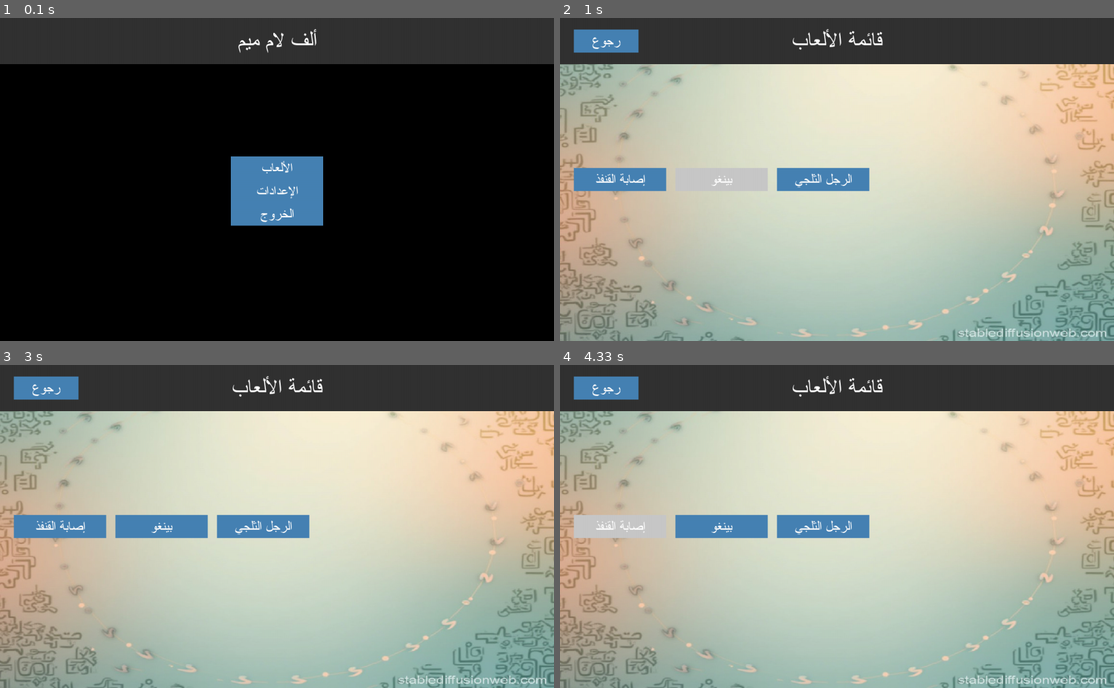
Above: before the commit, frames 1-4 (two rows, left to right).
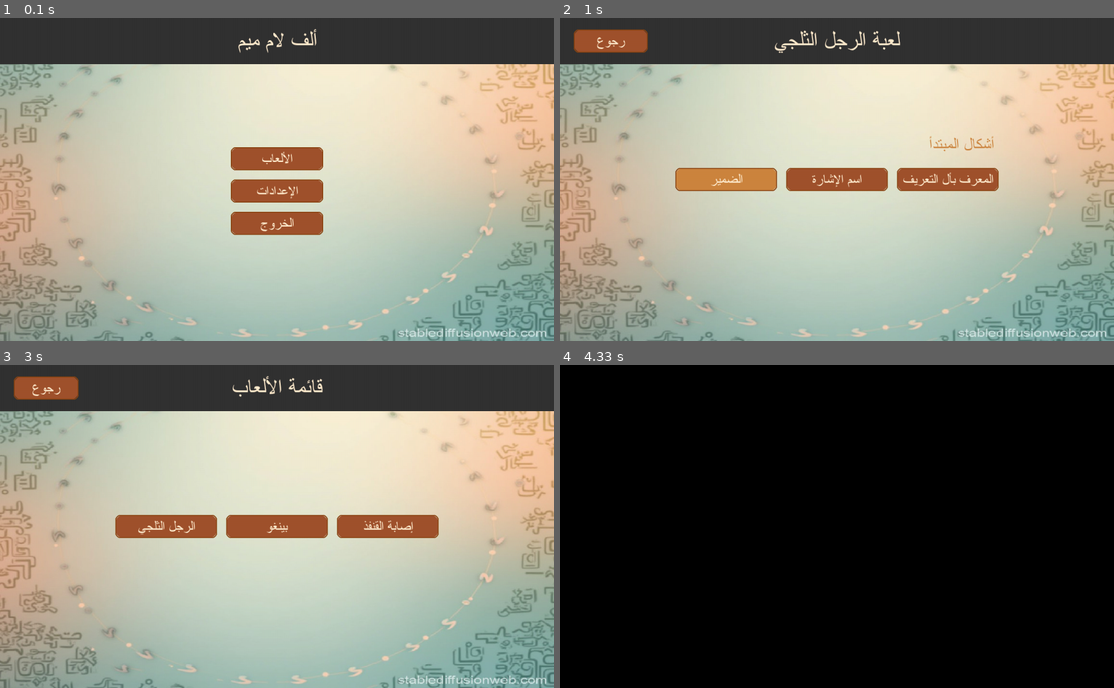
Above: after the commit, the same moments.

Repository: aliflam-meem/write-noun-sentence
Game: pygame game, started from snowman/main.py
Same seed, same stepped clock (60 frames per second), same inputs: the game is played once before the commit and once after it.
Inputs (mouse positions are in pixels of both pictures, inside the frame that each line leads up to):
- Up to frame 1 (0.1 s): no input
- Up to frame 2 (1 s): click "الألعاب" at 0.38 s; click (704, 182) at 0.72 s
- Up to frame 3 (3 s): click "رجوع" at 1.05 s; click (44, 387) at 1.38 s, where only the run after the commit has a clickable "رجوع"; click "الإعدادات" at 1.72 s; click (249, 610) at 2.05 s; click "الألعاب" at 2.88 s
- Up to frame 4 (4.33 s): click "إصابة القنفذ" at 3.22 s

The runs differ from the first frame. In frame 1, 86% of the frame differs, in the area x 0-100%, y 3-100%; in frame 2, 7.0%; in frame 3, 6.5%; in frame 4, 100%, in the area x 0-100%, y 0-100%.

Commit message:
Add games screen and snowman levels

Diff:
--- a/snowman/main.py
+++ b/snowman/main.py
@@ -10,20 +10,23 @@
 SCREEN_HEIGHT = 700
 TITLE_HEIGHT = 100
 IMAGE_WIDTH = 200
-BUTTON_WIDTH = 150
+BUTTON_WIDTH = 220
 BUTTON_HEIGHT = 50
 MENU_BUTTON_WIDTH = 200
 MENU_BUTTON_HEIGHT = 50
-PADDING = 60
+LONG_PADDING = 60
+SMALL_PADDING = 20
 
 # Colors
 WHITE = (255, 255, 255)
 BLACK = (0, 0, 0)
 DARK_GRAY = (50, 50, 50)
-LIGHT_GRAY = (200, 200, 200)
-BUTTON_COLOR = (70, 130, 180)
+brown = (205,133,63)
+saddlebrown = (139, 69, 19)
+BUTTON_FONT_COLOR = (255,235,205)
+BUTTON_COLOR = (160,82,45)
 GAME_SCREEN_BG = pygame.image.load("main_bg.jpg")
-GAME_SCREEN_BG = pygame.transform.scale(GAME_SCREEN_BG, (SCREEN_WIDTH,SCREEN_HEIGHT))
+GAME_SCREEN_BG = pygame.transform.scale(GAME_SCREEN_BG, (SCREEN_WIDTH, SCREEN_HEIGHT))
 
 # Create the Pygame screen object
 screen = pygame.display.set_mode((SCREEN_WIDTH, SCREEN_HEIGHT))
@@ -33,6 +36,9 @@
 title_font = pygame.font.Font("Arial.ttf", 48)
 title_font.set_script("Arab")
 title_font.set_direction(pygame.DIRECTION_RTL)
+subtitle_font = pygame.font.Font("Arial.ttf", 35)
+subtitle_font.set_script("Arab")
+subtitle_font.set_direction(pygame.DIRECTION_RTL)
 body_font = pygame.font.Font("Arial.ttf", 30)
 body_font.set_script("Arab")
 body_font.set_direction(pygame.DIRECTION_RTL)
@@ -41,39 +47,72 @@
 # For demonstration purposes, let's assume we have 5 images loaded
 # Replace the "image_path" with actual image paths
 images = [
-    pygame.Surface((IMAGE_WIDTH, SCREEN_HEIGHT/2)),  # Placeholder surface as an image
-    pygame.Surface((IMAGE_WIDTH, SCREEN_HEIGHT/2)),  # Placeholder surface as an image
-    pygame.Surface((IMAGE_WIDTH, SCREEN_HEIGHT/2)),  # Placeholder surface as an image
-    pygame.Surface((IMAGE_WIDTH, SCREEN_HEIGHT/2)),  # Placeholder surface as an image
-    pygame.Surface((IMAGE_WIDTH, SCREEN_HEIGHT/2))  # Placeholder surface as an image
+    pygame.Surface((IMAGE_WIDTH, SCREEN_HEIGHT / 2)),  # Placeholder surface as an image
+    pygame.Surface((IMAGE_WIDTH, SCREEN_HEIGHT / 2)),  # Placeholder surface as an image
+    pygame.Surface((IMAGE_WIDTH, SCREEN_HEIGHT / 2)),  # Placeholder surface as an image
+    pygame.Surface((IMAGE_WIDTH, SCREEN_HEIGHT / 2)),  # Placeholder surface as an image
+    pygame.Surface((IMAGE_WIDTH, SCREEN_HEIGHT / 2))  # Placeholder surface as an image
 ]
 
 # Game states
-MENU = "menu"
-GAME_SCREEN = "games_board_screen"
+MAIN_MENU = "menu"
+GAMES_BOARD_SCREEN = "games_board_screen"
+SNOWMAN_GAME = "snowman_game"
+PREPOSITION_GAME = "preposition_game"
+VOCABULARY_GAME = "vocabulary_game"
 
 
 # Function to draw the title with background
-def draw_title(title):
+def draw_title(title, color= BUTTON_FONT_COLOR):
     title_background_rect = pygame.Rect(0, 0, SCREEN_WIDTH, TITLE_HEIGHT)
     pygame.draw.rect(screen, DARK_GRAY, title_background_rect)
 
-    title_text = title_font.render(title, True, WHITE)
+    title_text = title_font.render(title, True, color)
     title_rect = title_text.get_rect(center=(SCREEN_WIDTH // 2, TITLE_HEIGHT // 2))
     screen.blit(title_text, title_rect)
 
 
-# Function to create buttons
-def draw_button(text, x, y, width, height):
+def draw_subtitle(subtitle, x, y, color="white"):
+    title_text = subtitle_font.render(subtitle, True, color)
+    title_rect = title_text.get_rect()
+    title_rect.topright = (x,y)
+    screen.blit(title_text, title_rect)
+
+
+def draw_button(text, x, y, width, height, border_width=2, border_color=saddlebrown, text_color = BUTTON_FONT_COLOR, highlight_color=brown, radius=10):
+    """
+    Draws a button with rounded corners.
+
+    Args:
+        text (str): The text to display on the button.
+        x (int): The x-coordinate of the button's top-left corner.
+        y (int): The y-coordinate of the button's top-left corner.
+        width (int): The width of the button.
+        height (int): The height of the button.
+        border_width (int, optional): The width of the button's border. Defaults to 2.
+        border_color (tuple, optional): The color of the button's border. Defaults to GRAY.
+        highlight_color (tuple, optional): The color to use when the button is hovered over. Defaults to saddlebrown.
+        radius (int, optional): The radius of the rounded corners. Defaults to 10.
+    """
+
     mouse_pos = pygame.mouse.get_pos()
     button_rect = pygame.Rect(x, y, width, height)
 
+    # Draw border
+    pygame.draw.rect(screen, border_color, button_rect, border_width, border_radius=radius)
+
+    # Change button color based on hover
     if button_rect.collidepoint(mouse_pos):
-        pygame.draw.rect(screen, LIGHT_GRAY, button_rect)
+        pygame.draw.rect(screen, highlight_color,
+                         (x + border_width, y + border_width, width - 2 * border_width, height - 2 * border_width), 0,
+                         border_radius=radius)
     else:
-        pygame.draw.rect(screen, BUTTON_COLOR, button_rect)
-
-    button_text = body_font.render(text, True, WHITE)
+        pygame.draw.rect(screen, BUTTON_COLOR,
+                         (x + border_width, y + border_width, width - 2 * border_width, height - 2 * border_width), 0,
+                         border_radius=radius)
+
+    # Draw button text
+    button_text = body_font.render(text, True, text_color)
     text_rect = button_text.get_rect(center=button_rect.center)
     screen.blit(button_text, text_rect)
 
@@ -83,55 +122,97 @@
 # Dummy action to switch to a new screen (the game screen)
 def start_game():
     global game_state
-    print("Switching to the game screen...")
-    game_state = GAME_SCREEN
+    game_state = GAMES_BOARD_SCREEN
 
 
 # Action to quit the game
 def quit_game():
-    print("Quitting the game...")
     pygame.quit()
     sys.exit()
 
 
 # Function to handle the game screen
 def games_board_screen():
-    # Fill the screen with a different background
-    # screen.fill(GAME_SCREEN_BG)
-    # img_surface.blit(image, (0, 0))
-    # window.blit(img_surface, (0, 0))
     screen.blit(GAME_SCREEN_BG, (0, 0))
     draw_title("قائمة الألعاب")
 
     # Draw a "Back to Menu" button
-    button_back = draw_button("رجوع", 30,(TITLE_HEIGHT-MENU_BUTTON_HEIGHT)/2, MENU_BUTTON_WIDTH - PADDING, MENU_BUTTON_HEIGHT)
+    back_button = draw_button("رجوع", 30, (TITLE_HEIGHT - MENU_BUTTON_HEIGHT) / 2, MENU_BUTTON_WIDTH - LONG_PADDING,
+                              MENU_BUTTON_HEIGHT)
 
     # List the games buttons
     space_between_buttons = 20  # space between buttons
-    edge_space = 30  # space between screen edges and buttons
+    edge_space = (SCREEN_WIDTH - (
+        BUTTON_WIDTH * 3 + space_between_buttons * 2)) / 2  # space between screen edges and buttons
 
     # y-coordinate is the same for all buttons, vertically centered
     y_coordinate = SCREEN_HEIGHT // 2 - MENU_BUTTON_HEIGHT // 2
 
     # x-coordinates based on edge_space and space_between_buttons
-    vocabulary_button_x = edge_space
-    prepositions_button_x = vocabulary_button_x + MENU_BUTTON_WIDTH + space_between_buttons
-    snowman_button_x = prepositions_button_x + MENU_BUTTON_WIDTH + space_between_buttons
+    vocabulary_button_x = SCREEN_WIDTH - edge_space - BUTTON_WIDTH
+    prepositions_button_x = vocabulary_button_x - BUTTON_WIDTH - space_between_buttons
+    snowman_button_x = prepositions_button_x - BUTTON_WIDTH - space_between_buttons
 
     # Draw buttons
-    vocabulary_button = draw_button("إصابة القنفذ", vocabulary_button_x, y_coordinate, MENU_BUTTON_WIDTH,
+    vocabulary_button = draw_button("إصابة القنفذ", vocabulary_button_x, y_coordinate, BUTTON_WIDTH,
                                     MENU_BUTTON_HEIGHT)
-    prepositions_button = draw_button("بينغو", prepositions_button_x, y_coordinate, MENU_BUTTON_WIDTH,
-                                      MENU_BUTTON_HEIGHT)
-    snowman_button = draw_button("الرجل الثلجي", snowman_button_x, y_coordinate, MENU_BUTTON_WIDTH, MENU_BUTTON_HEIGHT)
-
-    return button_back, vocabulary_button, prepositions_button, snowman_button
+    prepositions_button = draw_button("بينغو", prepositions_button_x, y_coordinate, BUTTON_WIDTH, MENU_BUTTON_HEIGHT)
+    snowman_button = draw_button("الرجل الثلجي", snowman_button_x, y_coordinate, BUTTON_WIDTH, MENU_BUTTON_HEIGHT)
+
+    return back_button, vocabulary_button, prepositions_button, snowman_button
+
+
+def snowman_levels_screen():
+    screen.blit(GAME_SCREEN_BG, (0, 0))
+    draw_title("لعبة الرجل الثلجي")
+
+    # List the games buttons
+    space_between_buttons = 20  # space between buttons
+    edge_space = (SCREEN_WIDTH - (
+        BUTTON_WIDTH * 3 + space_between_buttons * 2)) / 2  # space between screen edges and buttons
+
+    # y-coordinate is the same for all buttons, vertically centered
+    y_coordinate = SCREEN_HEIGHT // 2 - MENU_BUTTON_HEIGHT // 2
+
+    # x-coordinates based on edge_space and space_between_buttons
+    al_atareef_button_x = SCREEN_WIDTH - edge_space - BUTTON_WIDTH
+    demonstratives_button_x = al_atareef_button_x - BUTTON_WIDTH - space_between_buttons
+    pronouns_button_x = demonstratives_button_x - BUTTON_WIDTH - space_between_buttons
+
+    back_button = draw_button("رجوع", 30, (TITLE_HEIGHT - MENU_BUTTON_HEIGHT) / 2, BUTTON_WIDTH - LONG_PADDING,
+                              MENU_BUTTON_HEIGHT)
+    # 10 pixels is a magic number, right indent
+    draw_subtitle("أشكال المبتدأ", SCREEN_WIDTH - edge_space - 10, y_coordinate - 70, brown)
+
+    # Draw menu buttons
+    al_atareef_button = draw_button("المعرف بأل التعريف", al_atareef_button_x, y_coordinate, BUTTON_WIDTH,
+                                    MENU_BUTTON_HEIGHT)
+    demonstratives_button = draw_button("اسم الإشارة", demonstratives_button_x, y_coordinate, BUTTON_WIDTH,
+                                        MENU_BUTTON_HEIGHT)
+    pronouns_button = draw_button("الضمير", pronouns_button_x, y_coordinate, BUTTON_WIDTH, MENU_BUTTON_HEIGHT)
+
+    return back_button
+
+
+def main_menu_screen():
+    screen.blit(GAME_SCREEN_BG, (0, 0))
+    draw_title("ألف لام ميم")
+
+    # Draw menu buttons
+    button_start = draw_button("الألعاب", SCREEN_WIDTH // 2 - MENU_BUTTON_WIDTH // 2,
+                               SCREEN_HEIGHT // 2 - MENU_BUTTON_HEIGHT - SMALL_PADDING, MENU_BUTTON_WIDTH, MENU_BUTTON_HEIGHT)
+    button_options = draw_button("الإعدادات", SCREEN_WIDTH // 2 - MENU_BUTTON_WIDTH // 2,
+                                 SCREEN_HEIGHT // 2, MENU_BUTTON_WIDTH, MENU_BUTTON_HEIGHT)
+    button_quit = draw_button("الخروج", SCREEN_WIDTH // 2 - MENU_BUTTON_WIDTH // 2,
+                              SCREEN_HEIGHT // 2 + MENU_BUTTON_HEIGHT + SMALL_PADDING, MENU_BUTTON_WIDTH, MENU_BUTTON_HEIGHT)
+
+    return button_start, button_options, button_quit
 
 
 # Main game loop
 def main():
     global game_state
-    game_state = MENU  # Start with the menu screen
+    game_state = MAIN_MENU  # Start with the menu screen
     clock = pygame.time.Clock()
     running = True
 
@@ -139,16 +220,8 @@
         screen.fill(BLACK)  # Set background color of the screen
 
         # Handle different screens based on game state
-        if game_state == MENU:
-            draw_title("ألف لام ميم")
-
-            # Draw menu buttons
-            button_start = draw_button("الألعاب", SCREEN_WIDTH // 2 - MENU_BUTTON_WIDTH // 2,
-                                       SCREEN_HEIGHT // 2 - MENU_BUTTON_HEIGHT, MENU_BUTTON_WIDTH, MENU_BUTTON_HEIGHT)
-            button_options = draw_button("الإعدادات", SCREEN_WIDTH // 2 - MENU_BUTTON_WIDTH // 2,
-                                         SCREEN_HEIGHT // 2, MENU_BUTTON_WIDTH, MENU_BUTTON_HEIGHT)
-            button_quit = draw_button("الخروج", SCREEN_WIDTH // 2 - MENU_BUTTON_WIDTH // 2,
-                                      SCREEN_HEIGHT // 2 + MENU_BUTTON_HEIGHT, MENU_BUTTON_WIDTH, MENU_BUTTON_HEIGHT)
+        if game_state == MAIN_MENU:
+            button_start, button_options, button_quit = main_menu_screen()
 
             # Event handling for menu
             for event in pygame.event.get():
@@ -158,22 +231,39 @@
                     if button_start.collidepoint(event.pos):
                         start_game()  # Switch to game screen
                     elif button_options.collidepoint(event.pos):
-                        print("Options button clicked (dummy action)")
+                        pass
                     elif button_quit.collidepoint(event.pos):
                         quit_game()
 
-        elif game_state == GAME_SCREEN:
+        elif game_state == GAMES_BOARD_SCREEN:
             # Display the game screen
-            button_back,vocabulary_button, prepositions_button, snowman_button  = games_board_screen()
+            back_button, vocabulary_button, prepositions_button, snowman_button = games_board_screen()
 
             # Event handling for the game screen
             for event in pygame.event.get():
                 if event.type == pygame.QUIT:
                     running = False
                 if event.type == pygame.MOUSEBUTTONDOWN and event.button == 1:  # Left click
-                    if button_back.collidepoint(event.pos):
-                        print("Back to Menu button clicked")
-                        game_state = MENU  # Switch back to the menu
+                    if back_button.collidepoint(event.pos):
+                        game_state = MAIN_MENU  # Switch back to the menu
+                    if snowman_button.collidepoint(event.pos):
+                        game_state = SNOWMAN_GAME
+                    if prepositions_button.collidepoint(event.pos):
+                        game_state = PREPOSITION_GAME
+                    if vocabulary_button.collidepoint(event.pos):
+                        game_state = VOCABULARY_GAME
+
+        elif game_state == SNOWMAN_GAME:
+            # Display the snowman screen
+            back_button = snowman_levels_screen()
+
+            # Event handling for the game screen
+            for event in pygame.event.get():
+                if event.type == pygame.QUIT:
+                    running = False
+                if event.type == pygame.MOUSEBUTTONDOWN and event.button == 1:
+                    if back_button.collidepoint(event.pos):
+                        game_state = GAMES_BOARD_SCREEN
 
         pygame.display.flip()
         clock.tick(60)  # Limit to 60 FPS
